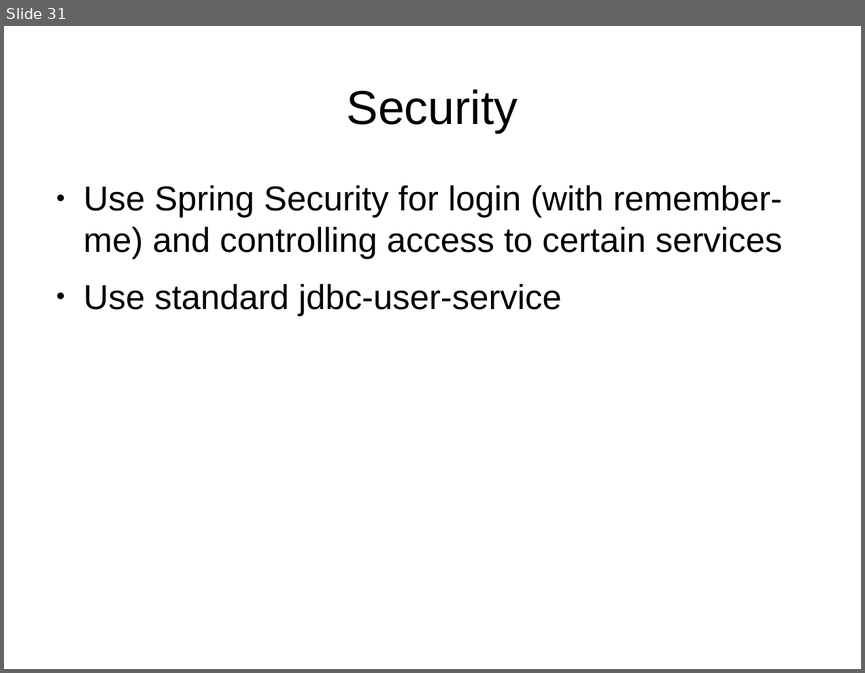
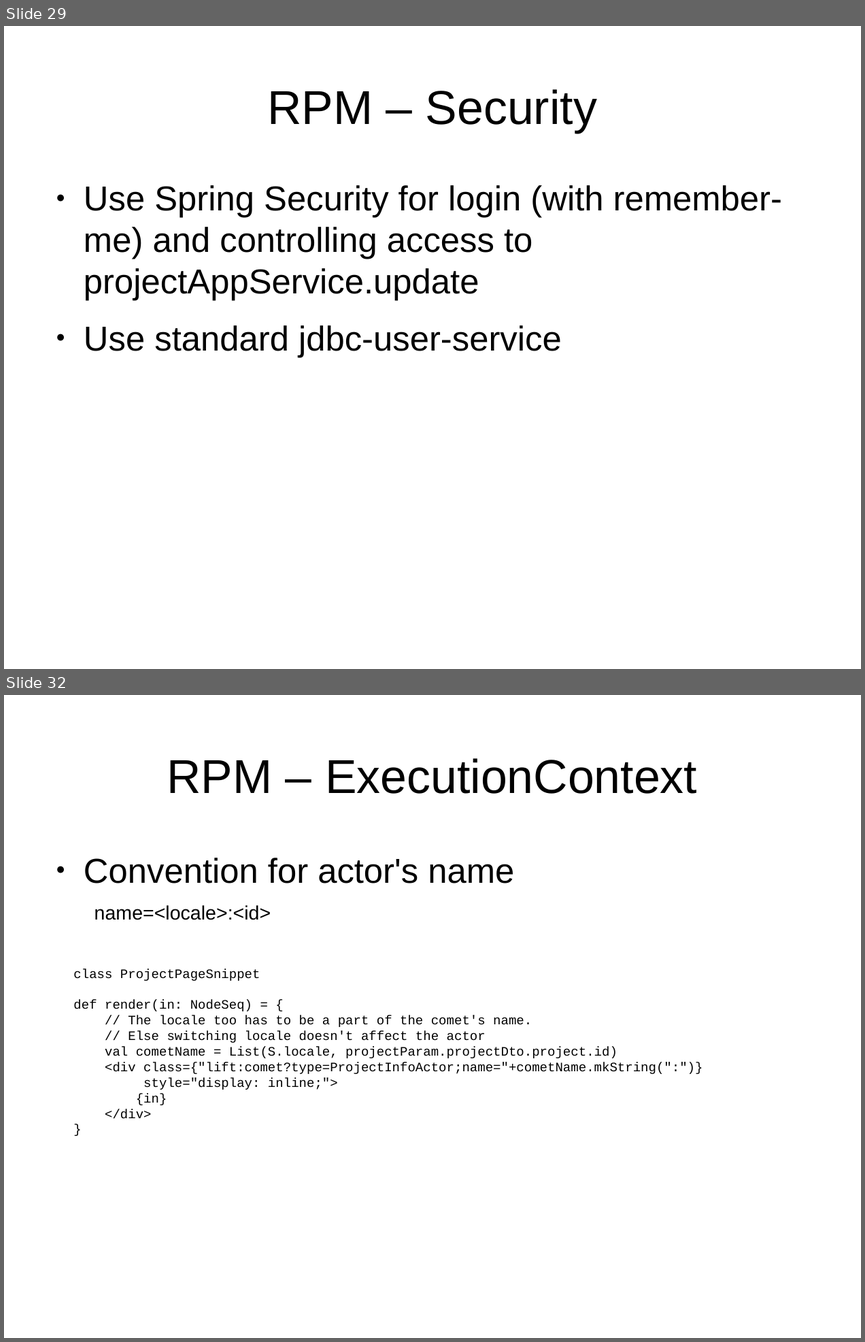
Before and after one commit to andreak/slol-2011, a slide deck: Scala-LiftOff-2011-lift-from-jee-perspective.odp. Shown one above the other, each under a label of ours: slide 31 before the commit, slides 29 and 32 after it; the slides between them are not shown. The pictures are 865x673 and 865x1342 pixels, drawn with LibreOffice and Linux fonts; fonts in the diff are those of the drawing. Boxes give left, top, right and bottom in pixels: in the first picture for what was removed or moved away, otherwise in the second. Text is boxed around its words. In the diff, an @@ line names an element or a change of style, - is before the commit and + after.

```diff
--- a/Scala-LiftOff-2011-lift-from-jee-perspective.odp
+++ b/Scala-LiftOff-2011-lift-from-jee-perspective.odp
@@ slide 32 added at <box>4,695,861,1338</box>, background #FFFFFF @@
@@ title added at <box>167,758,697,794</box>, 44 pt, text #000000 @@
+RPM – ExecutionContext
@@ text added at <box>84,858,514,883</box>, 32 pt, text #000000 @@
+● Convention for actor's name
@@ text added at <box>94,905,271,920</box>, 18 pt, text #000000 @@
+name=<locale>:<id>
@@ text added at <box>73,968,702,1119</box>, 12 pt, text #000000 @@
+class ProjectPageSnippet
+def render(in: NodeSeq) = {
+// The locale too has to be a part of the comet's name.
+// Else switching locale doesn't affect the actor
+val cometName = List(S.locale, projectParam.projectDto.project.id)
+<div class={"lift:comet?type=ProjectInfoActor;name="+cometName.mkString(":")}
+style="display: inline;">
+{in}
+</div>
+}
@@ what was slide 31 is now slide 29 @@
@@ slide 29 changed as well @@
@@ title at <box>267,89,597,133</box>: text changed @@
-Security
+RPM – Security
@@ text at <box>84,185,782,301</box>: text changed @@
-● Use Spring Security for login (with remember-me) and controlling access to certain services
+● Use Spring Security for login (with remember-me) and controlling access to projectAppService.update
```
Also in this commit, not shown: 13 other slides changed, 5 other slides added, 2 slides removed.
